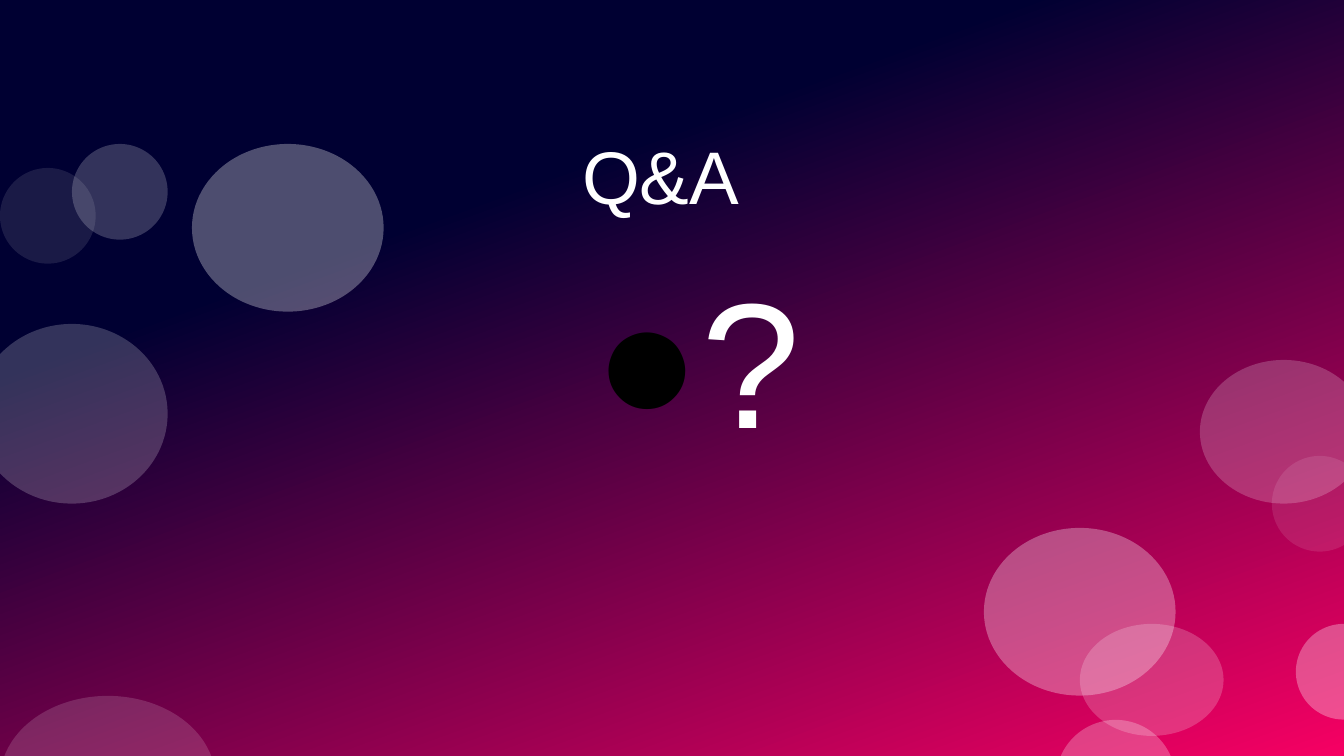
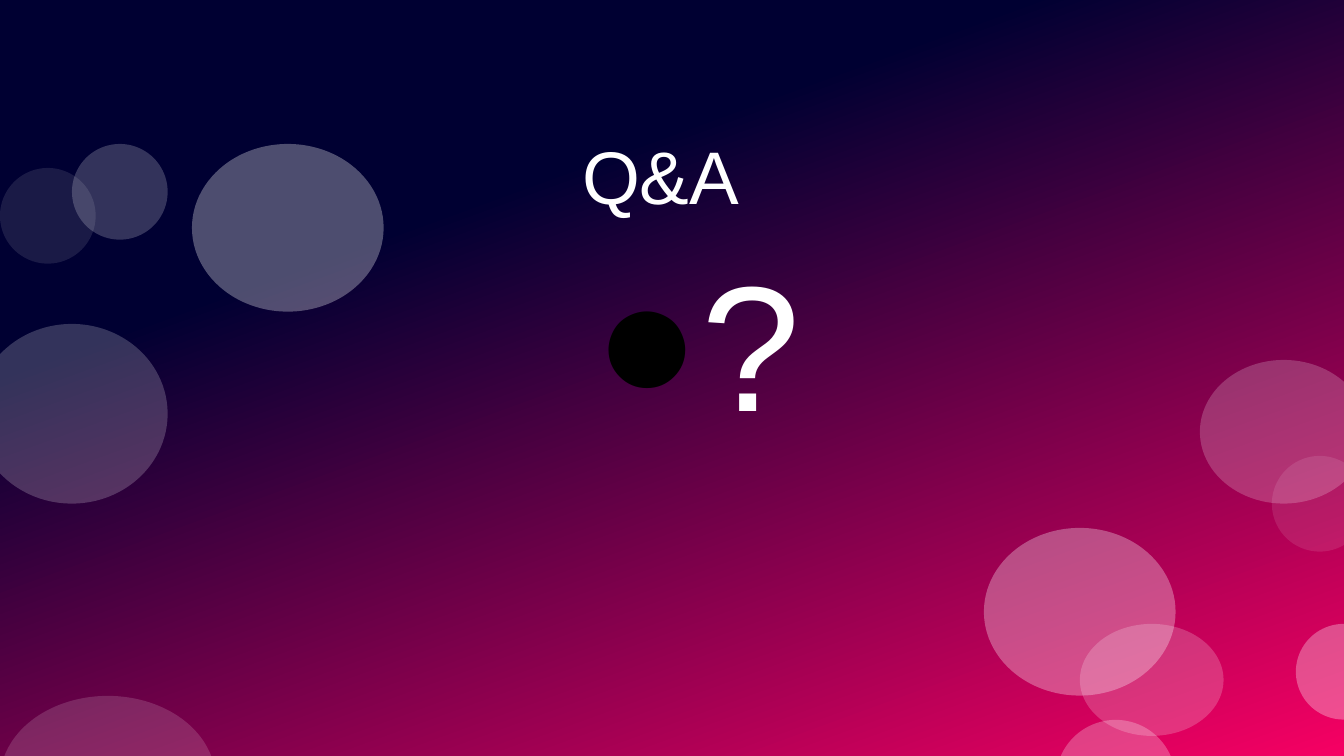
Before and after one commit to PrototypeProto/COP_4331_Small-Project, a slide deck: slide 23 of Pres.pptx. Drawn at 1344x756 pixels with LibreOffice and Linux fonts; fonts in the diff are those of the drawing. Boxes give left, top, right and bottom in pixels: in the first picture for what was removed or moved away, otherwise in the second. Text is boxed around its words. In the diff, an @@ line names an element or a change of style, - is before the commit and + after.

```diff
--- a/Pres.pptx
+++ b/Pres.pptx
@@ text "?" at (x1=579, y1=274, x2=848, y2=457): line spacing 0.9 to 0.8 @@
```
Also in this commit, not shown: 2 other slides changed.
